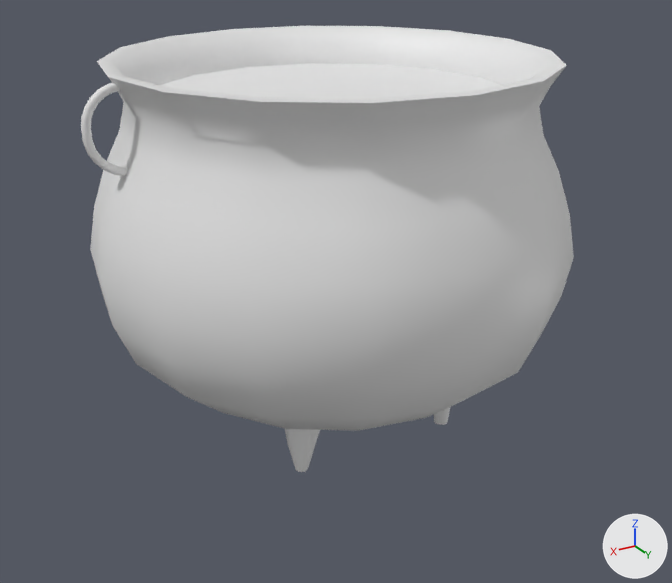
Renders of the FBX model Assets/Art/LevelArt/SM_Cauldron.fbx from each side of a commit.
Both versions are drawn from a 50 mm camera at (1.097, 1.848, 1.256) aimed at (0.008, 0.032, 0.348). The lights are fixed; the arrows at lower right show +X, +Y and +Z. The picture after the commit comes second. Materials are left out; every surface is plain grey.
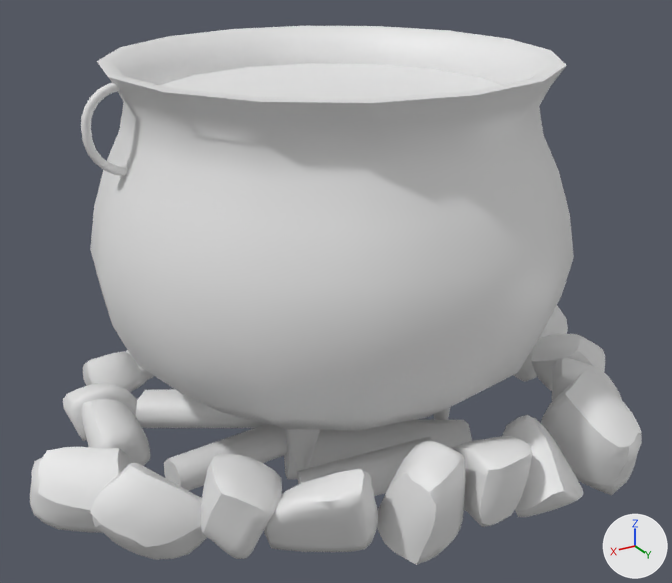
Diff of the bpy script that builds the scene:
```diff
--- a/Assets/Art/LevelArt/SM_Cauldron.fbx.py
+++ b/Assets/Art/LevelArt/SM_Cauldron.fbx.py
@@ me_cylinder_024 @@
 # used by ob_cylinder_007; location = (0.0, 0.0, 0.0)
-me_cylinder_024.from_pydata(...)  # 880 vertices, 779 faces; spans x -0.584..0.584, y -0.576..0.576, z 0.0..0.915
+me_cylinder_024.from_pydata(...)  # 4488 vertices, 4307 faces; spans x -0.76..0.791, y -0.696..0.691, z -0.099..0.915
+# me_cylinder_024 part 1: 3608 vertices added at x -0.76..0.791, y -0.696..0.691, z -0.099..0.225
```

Location of each change, (x1, y1, x2, y2) in pixels of the pictures (672 x 583 px):
'Cylinder.007', reshaped (24% wider, 21% taller): before (81, 26, 574, 472); after (30, 26, 642, 565)
part 1 of me_cylinder_024, added: after (30, 305, 642, 565)
